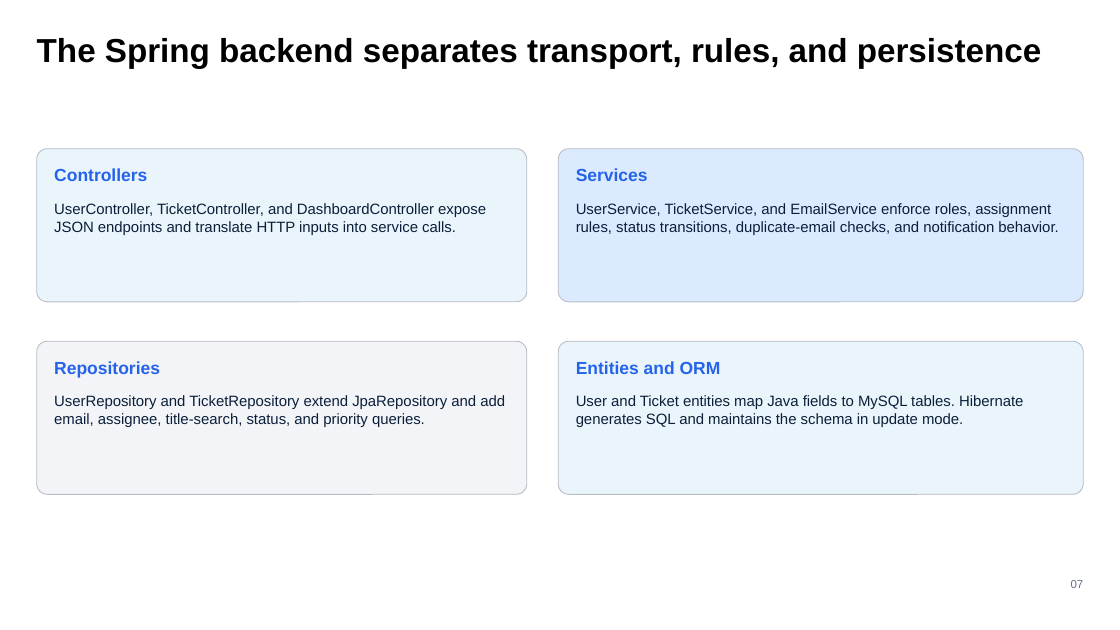
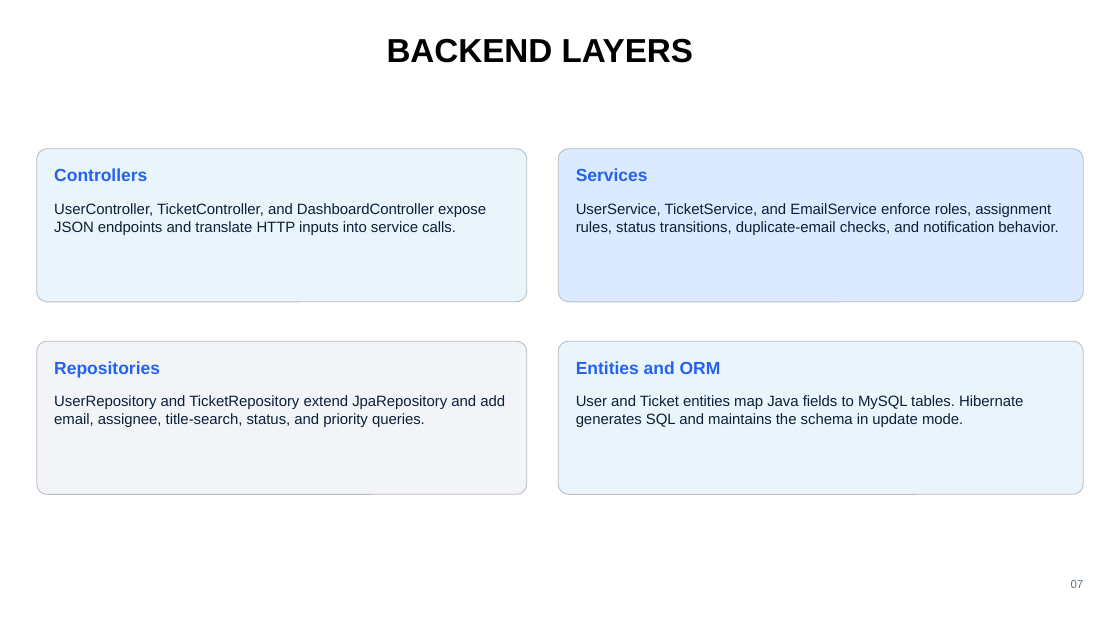
Before and after one commit to aayamneupane/MiniTaskManagement-System, a slide deck: slide 8 of documentation/Mini-Task-Management-System-Presentation.pptx (slide 7 before the commit). Drawn at 1120x630 pixels with LibreOffice and Linux fonts; fonts in the diff are those of the drawing. Boxes give left, top, right and bottom in pixels: in the first picture for what was removed or moved away, otherwise in the second. Text is boxed around its words. In the diff, an @@ line names an element or a change of style, - is before the commit and + after.

```diff
--- a/documentation/Mini-Task-Management-System-Presentation.pptx
+++ b/documentation/Mini-Task-Management-System-Presentation.pptx
@@ text at (387,38,693,63): text changed @@
-The Spring backend separates transport, rules, and persistence
+BACKEND LAYERS
```
Also in this commit, not shown: 11 other slides changed, 1 slide added.
